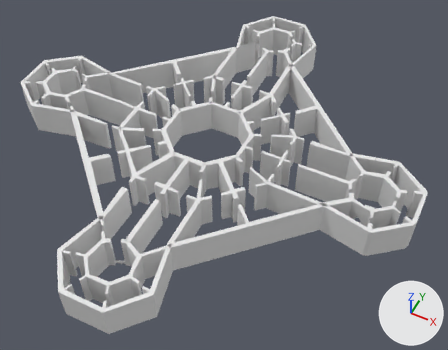
An edit to the OBJ model assets/walls.obj, drawn before and after from the same camera.
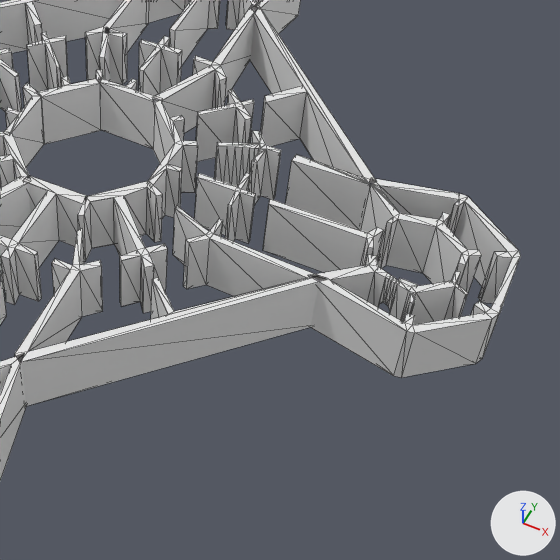
Old and new are each drawn whole from a camera (50 mm lens) standing at (78.6, -147.0, 167.5) and looking at (9.7, -9.2, -4.7) and again close up on the part from 36% to 100% of the width and 17% to 100% of the height. Every picture has the same lights, and +X, +Y and +Z are marked at lower right. The close-ups show mesh edges as thin lines. Where no turn or scale is listed for an object, it has been applied to the vertices. Vertices at the same position are counted once.

The scene before the commit, as lines of its bpy script (objects in view):
```python
me_walls = bpy.data.meshes.new('walls')
me_walls.from_pydata(...)  # 1396 vertices, 2566 faces; spans x -79.0..80.0, y -83.0..74.0, z -4.0..9.0
ob_walls = bpy.data.objects.new('walls', me_walls)
ob_walls.location = (0.0, 0.0, 0.0)
```
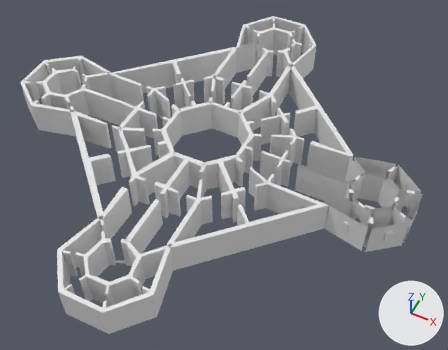
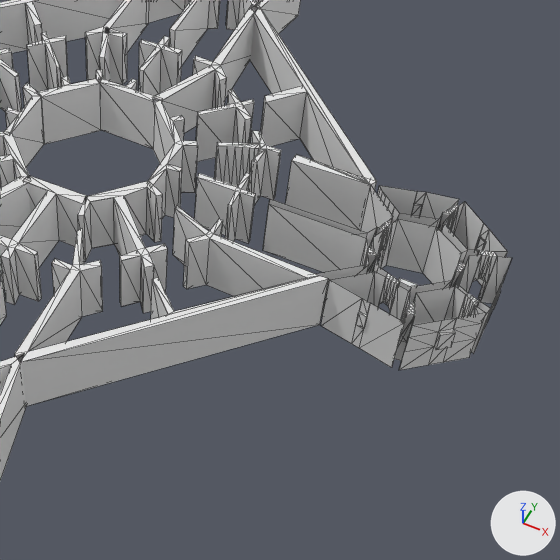
The change, as JSON lines over the scene's bpy script:
```json
{"block": "me_walls", "where": "# used by ob_walls; location = (0.0, 0.0, 0.0)"}
{"op": "remove", "block": "me_walls", "code": "me_walls.from_pydata(...)  # 1396 vertices, 2566 faces; spans x -79.0..80.0, y -83.0..74.0, z -4.0..9.0"}
{"op": "add", "block": "me_walls", "code": "me_walls.from_pydata(...)  # 1588 vertices, 2749 faces; spans x -79.0..79.0, y -83.0..74.0, z -4.0..9.0"}
{"block": "me_walls", "change": "me_walls part 1: 1 vertex moved from x 63.0, y -8.0, z 1.0 to x 57.0, y -7.0, z 4.0; 33 vertices removed from x 63.0..80.0, y -21.0..12.0, z -4.0..9.0; 185 vertices added at x 55.0..79.0, y -20.0..10.0, z -4.0..9.0"}
```

Where the change shows, as pixel boxes (x1, y1, x2, y2) in the close-ups (560 x 560 px):
```json
{"object": "walls", "change": "reshaped", "before": [0, 0, 521, 481], "after": [0, 0, 512, 481]}
{"part": 1, "of": "me_walls", "change": "built on", "before": [310, 178, 521, 378], "after": [321, 185, 511, 370]}
```
